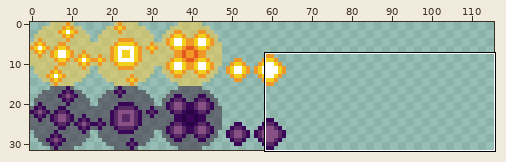
Sprite sheet: data/sprites/enemies/misc/energy_ball.png. The picture above shows the old version from afar; the outline marks the close-up.
Close-up. Earlier state:
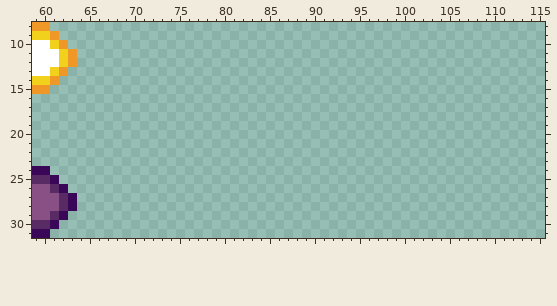
The file is 128x32 pixels. Shown: x 59..115, y 8..31. The wide view leaves out empty margins.
The same view after the edit:
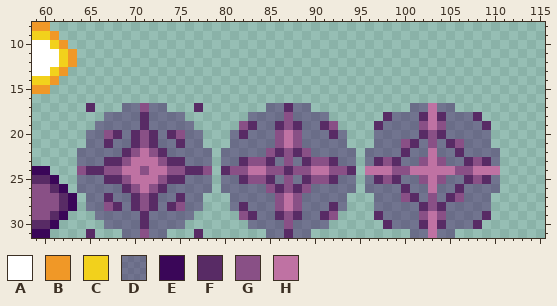
Palette (. is transparent): A #ffffff  B #f09827  C #f2d11c  D #3a065867  E #3a0658  F #582b65  G #895086  H #bf72a3
Difference:
Changed rows in their new state; - is an unchanged pixel.
first column x 64:
17 -F---DDGDD---F-------DDFDD-----------DDHDD-----
18 ---DDDDFDDDD-------DDDDGDDDD------FDDDFHFDDDF--
19 --DDDDDFDDDDD-----GFDDFGFDDFG----FDDDDGHGDDDDF-
20 -DDGFDFGFDFGDD---DFDDDGHGDDDFD---DDDDDFGFDDDDD-
21 -DDFDDFGFDDFDD---DDDDDGHGDDDDD---DDDGFDGDFGDDD-
22 DDDDDFGHGFDDDDD-DDDDDGFGFGDDDDD-DDDDFDDHDDFDDDD
23 DDDFFGHHHGFFDDD-DDFGGFDGDFGGFDD-DFGFDDGHGDDFGFD
24 GFFGGHHGHHGGFFG-FGGHHGGFGGHHGGF-HHHGGHHHHHGGHHH
25 DDDFFGHHHGFFDDD-DDFGGFDGDFGGFDD-DFGFDDGHGDDFGFD
26 DDDDDFGHGFDDDDD-DDDDDGFGFGDDDDD-DDDDFDDHDDFDDDD
27 -DDFDDFGFDDFDD---DDDDDGHGDDDDD---DDDGFDGDFGDDD-
28 -DDGFDFGFDFGDD---DFDDDGHGDDDFD---DDDDDFGFDDDDD-
29 --DDDDDFDDDDD-----GFDDFGFDDFG----FDDDDGHGDDDDF-
30 ---DDDDFDDDD-------DDDDGDDDD------FDDDFHFDDDF--
31 -F---DDGDD---F-------DDFDD-----------DDHDD-----
Boxes around the changes in both close-ups, in picture pixels (x1, y1, x2, y2):
added: (77, 103, 500, 238)
